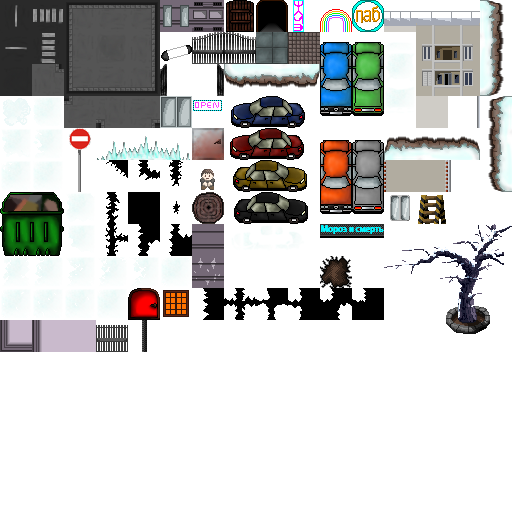
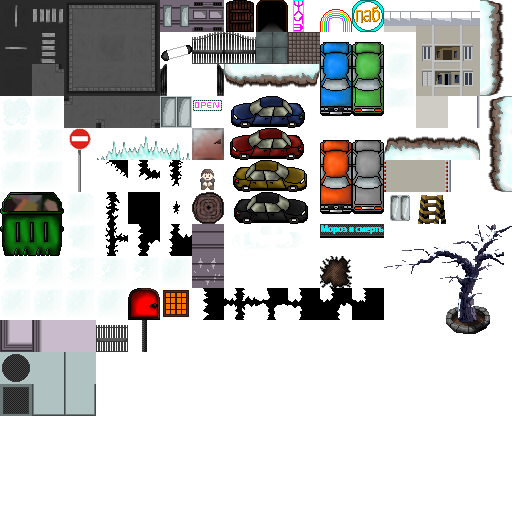
Two versions of the same layered image (w=512, h=512). Layer-by-layer changes:
painted on "Мороз и смерть copie 3" over bbox(0, 352, 96, 416)
